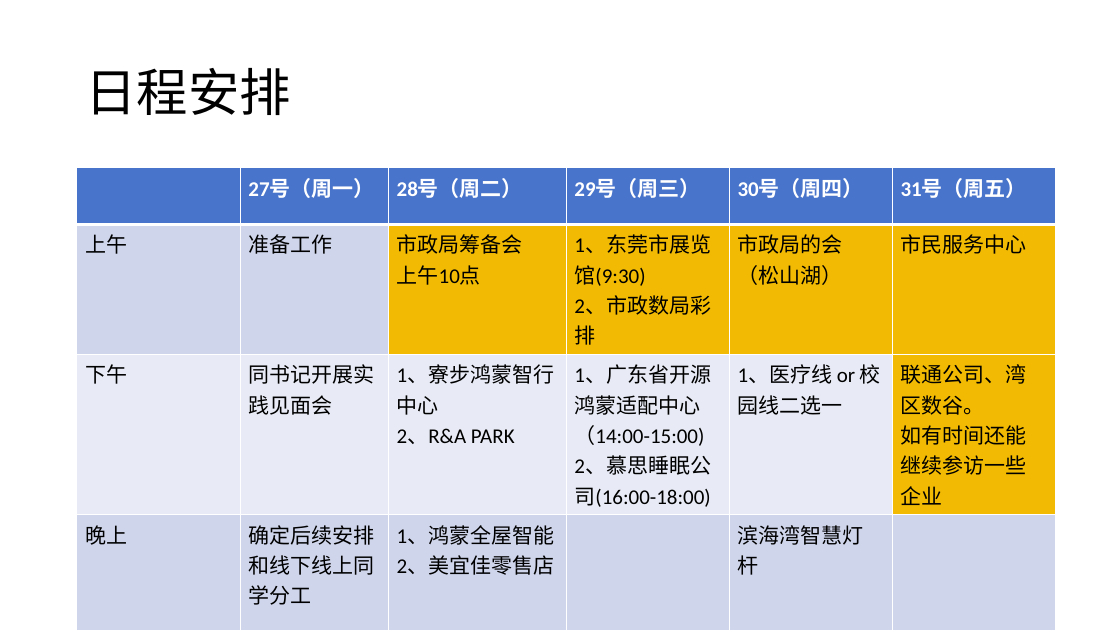
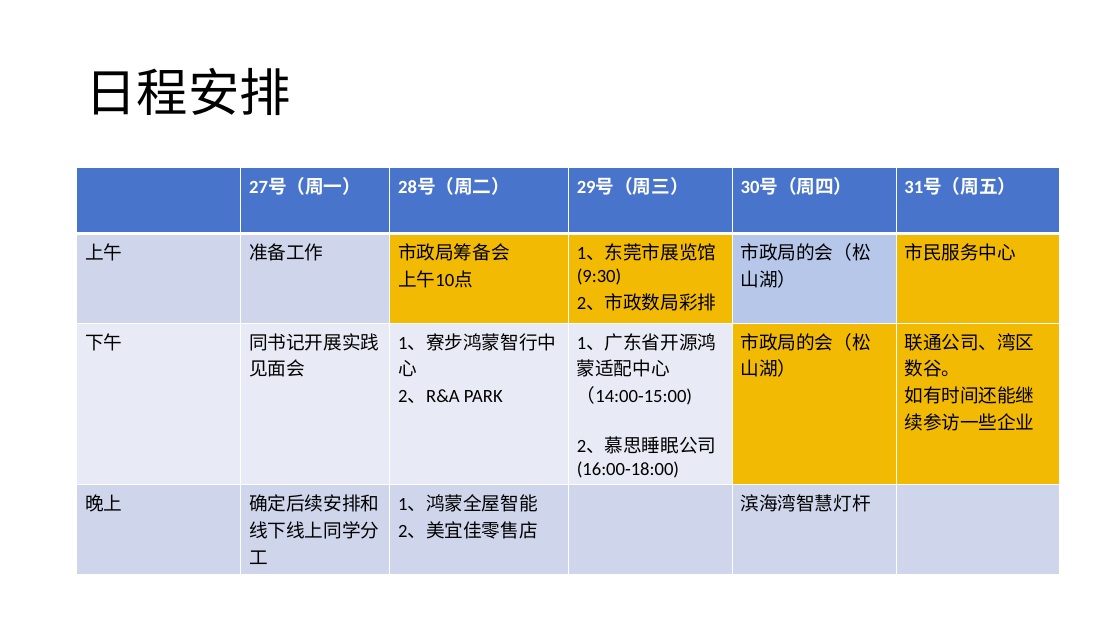
Before and after one commit to teeery/HarmonyHAT, a slide deck: slide 5 of 01-调研规划/鸿蒙之城数智突击队.pptx. Drawn at 1120x630 pixels with LibreOffice and Linux fonts; fonts in the diff are those of the drawing. Boxes give left, top, right and bottom in pixels: in the first picture for what was removed or moved away, otherwise in the second. Text is boxed around its words. In the diff, an @@ line names an element or a change of style, - is before the commit and + after.

Commit message:
更新日程安排

```diff
--- a/01-调研规划/鸿蒙之城数智突击队.pptx
+++ b/01-调研规划/鸿蒙之城数智突击队.pptx
@@ table at (x1=77, y1=168, x2=1060, y2=568) @@
-row 3, column 5: 1、医疗线 or 校园线二选一
+row 3, column 5: 市政局的会（松山湖）
@@ fill #F2BA02 to #B6C7EA in row 2, column 5 @@
@@ fill #E9EBF6 to #F2BA02 in row 3, column 5 @@
@@ size 18 to 16 pt @@
@@ table resized from (x1=77, y1=168, x2=1056, y2=609) to (x1=77, y1=168, x2=1060, y2=568) @@
```
Also in this commit, not shown: 41 other files.
